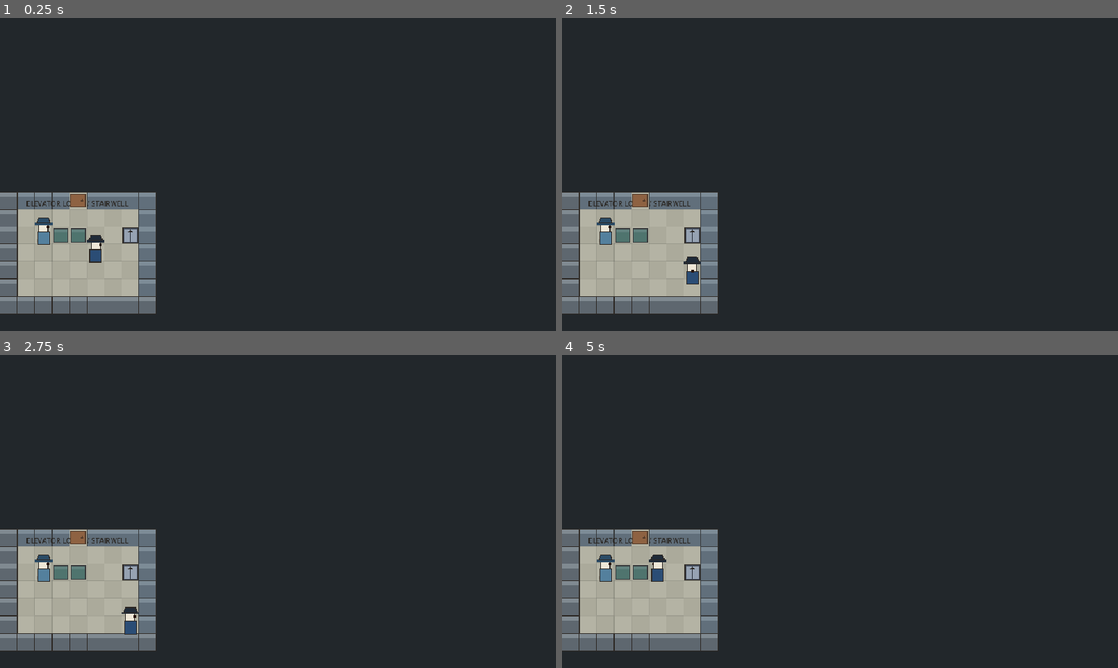
Above: before the commit, frames 1-4 (two rows, left to right).
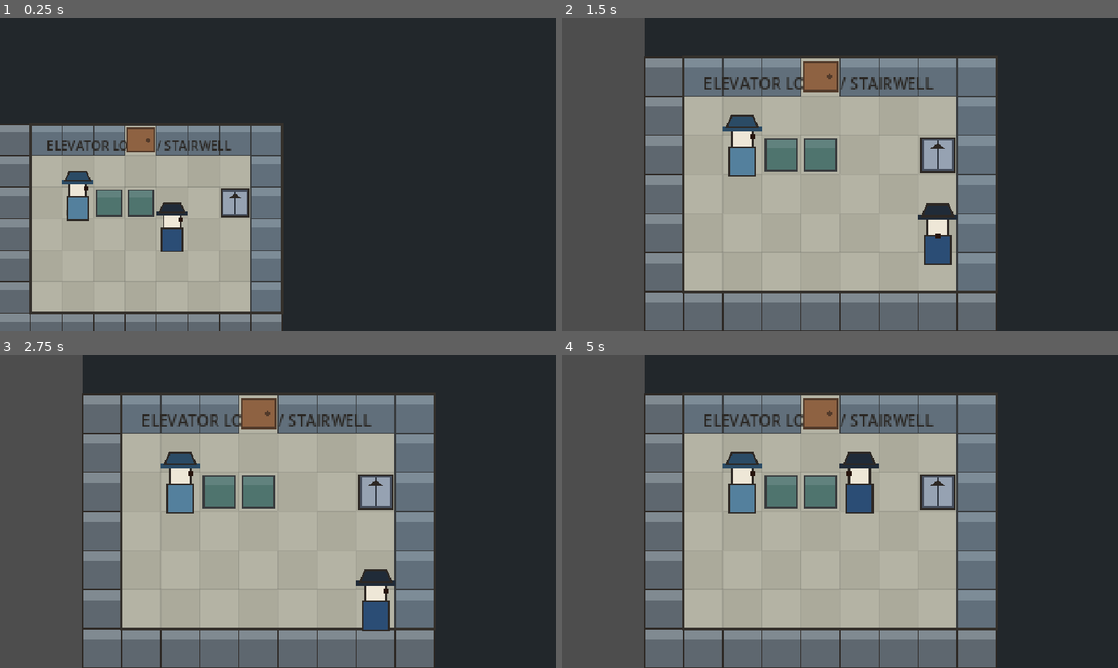
Above: after the commit, the same moments.

Repository: grand-cat-unknown/fred-the-detective
Game: Godot game, scene res://scenes/main.tscn
The game is run twice, just before and just after one commit, with the same random seed, the same clock (stepped at 60 frames per second) and the same inputs.
Inputs:
- Up to frame 1 (0.25 s): no input
- Up to frame 2 (1.5 s): tap Enter at 0.5 s; hold Right (ui_right) 0.53-1.28 s; hold E (interact) 0.53-1.28 s; tap Space at 1.25 s; hold Down (ui_down) from 1.28 s (still down); tap E (interact) at 1.35 s
- Up to frame 3 (2.75 s): tap Enter at 2 s; release Down (ui_down) at 2.03 s; hold Right (ui_right) from 2.03 s (still down); hold E (interact) from 2.03 s (still down)
- Up to frame 4 (5 s): tap Space at 2.75, 4.25 s; release Right (ui_right) at 2.78 s; release E (interact) at 2.78 s; hold Up (ui_up) 2.78-3.53 s; tap E (interact) at 2.85, 4.35 s; tap Enter at 3.5 s; hold E (interact) 3.53-4.28 s; hold Left (ui_left) from 3.53 s (still down)

The runs differ from the first frame. In frame 1, 26% of the frame differs, in the area x 0-51%, y 34-100%; in frame 2, 65%, in the area x 0-78%, y 0-100%; in frame 3, 65%; in frame 4, 65%.

Commit message:
Cameras kinda working

Diff:
--- a/scenes/world/world.tscn
+++ b/scenes/world/world.tscn
@@ -11,6 +11,9 @@
 
 [node name="World" type="Node2D" unique_id=1805681752]
 script = ExtResource("1_world")
+
+[node name="Camera2D" type="Camera2D" parent="." unique_id=1916203111]
+position = Vector2(480, 270)
 
 [node name="WorldMap" parent="." unique_id=630295776 instance=ExtResource("2_map")]
 
--- a/scripts/world/world_view.gd
+++ b/scripts/world/world_view.gd
@@ -41,6 +41,15 @@
 		if _player != null:
 			_player.speed = player_speed
 
+@export_group("Camera")
+@export_range(0.0, 200.0, 1.0, "or_greater") var camera_padding := 30.0:
+	set(value):
+		camera_padding = value
+		_apply_camera_to_room(true)
+@export_range(0.0, 1.5, 0.05, "or_greater") var camera_transition_seconds := 0.45:
+	set(value):
+		camera_transition_seconds = value
+
 @export_group("Palette")
 @export var background_color := Palette.BACKGROUND:
 	set(value):
@@ -112,6 +121,8 @@
 
 var _world_map: WorldMap
 var _player: Player
+var _camera: Camera2D
+var _camera_tween: Tween
 var _room_zones: Array[RoomZone] = []
 var _npc_nodes: Array[NPC] = []
 var _clue_markers: Array[ClueMarker] = []
@@ -229,6 +240,35 @@
 		_player.queue_redraw()
 
 	_redraw_content()
+	_apply_camera_to_room(false)
+
+
+func _apply_camera_to_room(instant: bool) -> void:
+	if _camera == null or case_data == null:
+		return
+	var room := case_data.room_by_id(current_room)
+	if room == null:
+		return
+
+	var viewport_size := Vector2(TileMap2D.VIEW_SIZE)
+	var padded_size := room.rect.size + Vector2(camera_padding, camera_padding) * 2.0
+	if padded_size.x <= 0.0 or padded_size.y <= 0.0:
+		return
+	var zoom_factor := minf(viewport_size.x / padded_size.x, viewport_size.y / padded_size.y)
+	var target_zoom := Vector2(zoom_factor, zoom_factor)
+	var target_position := room.rect.position + room.rect.size * 0.5
+
+	if _camera_tween != null and _camera_tween.is_valid():
+		_camera_tween.kill()
+
+	if instant or Engine.is_editor_hint() or camera_transition_seconds <= 0.0 or not is_inside_tree():
+		_camera.position = target_position
+		_camera.zoom = target_zoom
+		return
+
+	_camera_tween = create_tween().set_parallel(true).set_trans(Tween.TRANS_CUBIC).set_ease(Tween.EASE_IN_OUT)
+	_camera_tween.tween_property(_camera, "position", target_position, camera_transition_seconds)
+	_camera_tween.tween_property(_camera, "zoom", target_zoom, camera_transition_seconds)
 
 
 func _editor_preview_room_id() -> StringName:
@@ -244,12 +284,15 @@
 	_elevator_nodes.clear()
 	_world_map = null
 	_player = null
+	_camera = null
 
 	for child in get_children():
 		if child is WorldMap:
 			_world_map = child
 		elif child is Player:
 			_player = child
+		elif child is Camera2D:
+			_camera = child
 		elif child is RoomZone:
 			_room_zones.append(child)
 		elif child is NPC:
@@ -260,6 +303,9 @@
 			_door_nodes.append(child)
 		elif child is Elevator:
 			_elevator_nodes.append(child)
+
+	if _camera != null and not Engine.is_editor_hint():
+		_camera.make_current()
 
 	if case_data == null:
 		return
Not shown, changed: public/index.html
Not shown, changed: public/index.pck
